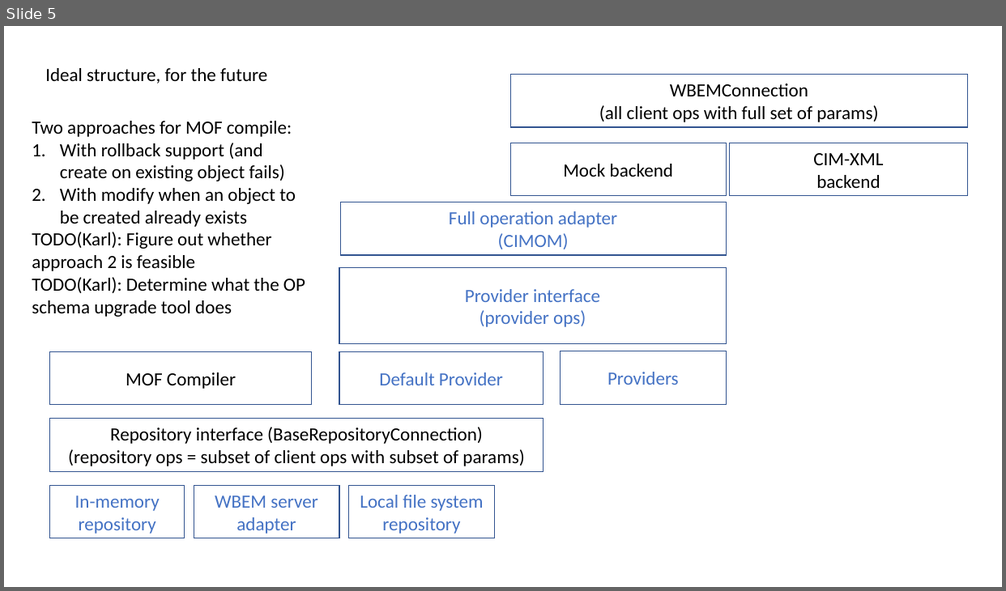
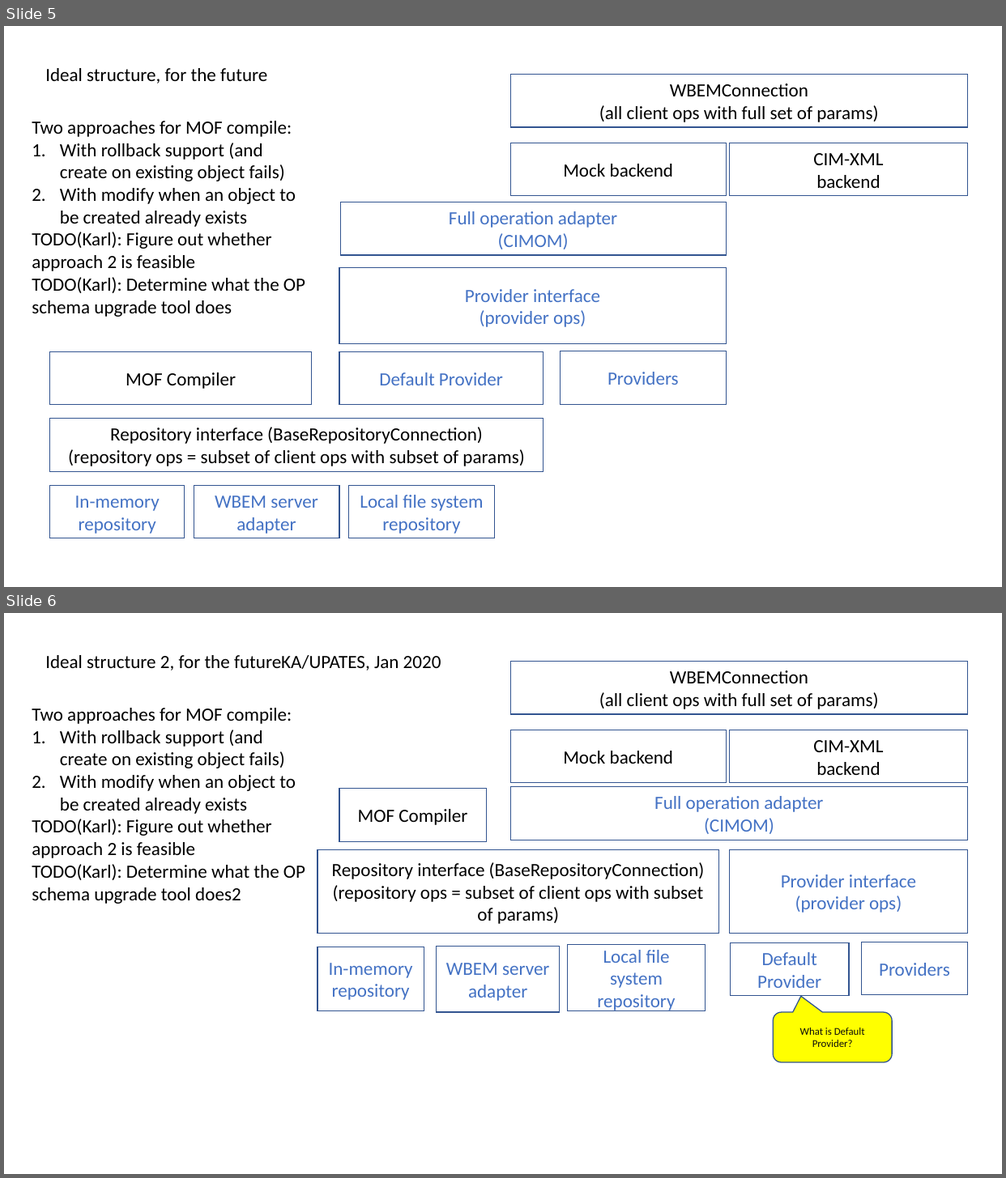
Before and after one commit to pywbem/pywbem, a slide deck: design/RepositoryStructure.pptx. Shown one above the other, each under a label of ours: slide 5 before the commit, slides 5 and 6 after it. The pictures are 1006x591 and 1006x1178 pixels, drawn with LibreOffice and Linux fonts; fonts in the diff are those of the drawing. Boxes give left, top, right and bottom in pixels: in the first picture for what was removed or moved away, otherwise in the second. Text is boxed around its words. In the diff, an @@ line names an element or a change of style, - is before the commit and + after.

```diff
--- a/design/RepositoryStructure.pptx
+++ b/design/RepositoryStructure.pptx
@@ slide 6 added at (4, 613, 1002, 1174), background #FFFFFF @@
@@ text added at (45, 655, 441, 671), 18 pt, text #000000 @@
+Ideal structure 2, for the futureKA/UPATES, Jan 2020
@@ rectangle added at (511, 662, 968, 715), outline #325491 1 pt, 18 pt, text #000000 @@
+WBEMConnection
+(all client ops with full set of params)
@@ text added at (32, 708, 305, 904), 18 pt, text #000000 @@
+Two approaches for MOF compile:
+1. With rollback support (and create on existing object fails)
+2. With modify when an object to be created already exists
+TODO(Karl): Figure out whether approach 2 is feasible
+TODO(Karl): Determine what the OP schema upgrade tool does2
@@ rectangle added at (511, 730, 727, 783), outline #325491 1 pt, 18 pt, text #000000 @@
+Mock backend
@@ rectangle added at (730, 730, 968, 783), outline #325491 1 pt, 18 pt, text #000000 @@
+CIM-XML
+backend
@@ rectangle added at (339, 789, 486, 842), outline #325491 1 pt, 18 pt, text #000000 @@
+MOF Compiler
@@ rectangle added at (511, 786, 968, 840), outline #325491 1 pt, 18 pt, text #4472C4 @@
+Full operation adapter
+(CIMOM)
@@ rectangle added at (317, 850, 720, 934), outline #325491 1 pt, 18 pt, text #000000 @@
+Repository interface (BaseRepositoryConnection)
+(repository ops = subset of client ops with subset of params)
@@ rectangle added at (730, 850, 968, 934), outline #325491 1 pt, 18 pt, text #4472C4 @@
+Provider interface
+(provider ops)
@@ rectangle added at (317, 947, 424, 1011), outline #325491 1 pt, 18 pt, text #4472C4 @@
+In-memory repository
@@ rectangle added at (437, 946, 560, 1012), outline #325491 1 pt, 18 pt, text #4472C4 @@
+WBEM server adapter
@@ rectangle added at (568, 944, 705, 1011), outline #325491 1 pt, 18 pt, text #4472C4 @@
+Local file system repository
@@ rectangle added at (731, 943, 849, 996), outline #325491 1 pt, 18 pt, text #4472C4 @@
+Default Provider
@@ rectangle added at (861, 943, 967, 995), outline #325491 1 pt, 18 pt, text #4472C4 @@
+Providers
@@ rounded speech box added at (773, 1013, 892, 1063), fill #FFFF00, outline #325491 1 pt, 10 pt, text #0D0D0D @@
+What is Default Provider?
```
Also in this commit, not shown: 5 other slides added.
